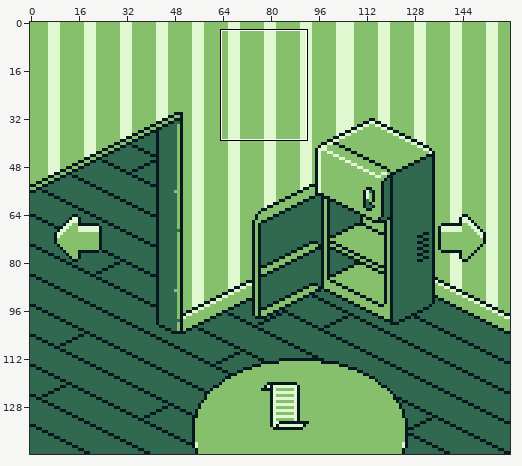
File history of a sprite sheet, assets/backgrounds/KitchenRefrigeratorDoorOpen.png. Above: a wide view before the commit, with the close-up outlined.
Close-up. Old version:
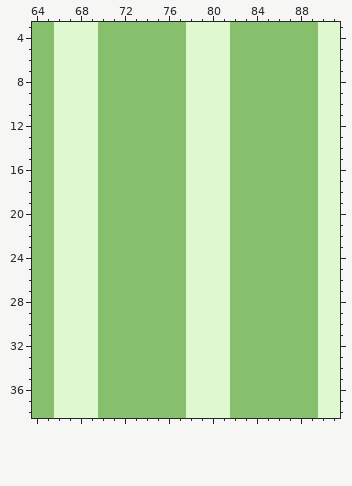
The file is 160x144 pixels. Shown: x 64..91, y 3..38.
Now the later version:
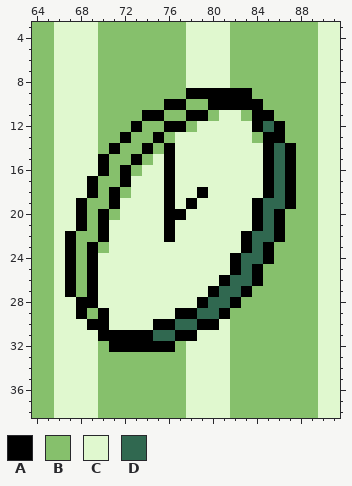
Palette (. is transparent): A #000000  B #86c06c  C #e0f8cf  D #306850
Author's note on the commit: Adding a clock to the kitchen scenes.
Change:
@@ x 64..91 @@
  8 BBCCCCBBBBBBBBCCCCBBBBBBBBCC
- 9 BBCCCCBBBBBBBBCCCCBBBBBBBBCC
-10 BBCCCCBBBBBBBBCCCCBBBBBBBBCC
-11 BBCCCCBBBBBBBBCCCCBBBBBBBBCC
-12 BBCCCCBBBBBBBBCCCCBBBBBBBBCC
-13 BBCCCCBBBBBBBBCCCCBBBBBBBBCC
-14 BBCCCCBBBBBBBBCCCCBBBBBBBBCC
-15 BBCCCCBBBBBBBBCCCCBBBBBBBBCC
-16 BBCCCCBBBBBBBBCCCCBBBBBBBBCC
-17 BBCCCCBBBBBBBBCCCCBBBBBBBBCC
-18 BBCCCCBBBBBBBBCCCCBBBBBBBBCC
-19 BBCCCCBBBBBBBBCCCCBBBBBBBBCC
-20 BBCCCCBBBBBBBBCCCCBBBBBBBBCC
-21 BBCCCCBBBBBBBBCCCCBBBBBBBBCC
-22 BBCCCCBBBBBBBBCCCCBBBBBBBBCC
-23 BBCCCCBBBBBBBBCCCCBBBBBBBBCC
-24 BBCCCCBBBBBBBBCCCCBBBBBBBBCC
-25 BBCCCCBBBBBBBBCCCCBBBBBBBBCC
-26 BBCCCCBBBBBBBBCCCCBBBBBBBBCC
-27 BBCCCCBBBBBBBBCCCCBBBBBBBBCC
-28 BBCCCCBBBBBBBBCCCCBBBBBBBBCC
-29 BBCCCCBBBBBBBBCCCCBBBBBBBBCC
-30 BBCCCCBBBBBBBBCCCCBBBBBBBBCC
-31 BBCCCCBBBBBBBBCCCCBBBBBBBBCC
-32 BBCCCCBBBBBBBBCCCCBBBBBBBBCC
+ 9 BBCCCCBBBBBBBBAAAAAABBBBBBCC
+10 BBCCCCBBBBBBAABBAAAAABBBBBCC
+11 BBCCCCBBBBAABBAABCCBAABBBBCC
+12 BBCCCCBBBABBAABCCCCCADABBBCC
+13 BBCCCCBBABBABCCCCCCCBAABBBCC
+14 BBCCCCBABBABACCCCCCCCADABBCC
+15 BBCCCCABBABCACCCCCCCCADABBCC
+16 BBCCCCABABCCACCCCCCCCADABBCC
+17 BBCCCABBACCCACCCCCCCCADABBCC
+18 BBCCCABABCCCACCACCCCCADABBCC
+19 BBCCABBACCCCACACCCCCADDABBCC
+20 BBCCABABCCCCAACCCCCCADABBBCC
+21 BBCCABACCCCCACCCCCCCADABBBCC
+22 BBCABBACCCCCACCCCCCADDABBBCC
+23 BBCABABCCCCCCCCCCCCADABBBBCC
+24 BBCABACCCCCCCCCCCCADDABBBBCC
+25 BBCABACCCCCCCCCCCCADABBBBBCC
+26 BBCABACCCCCCCCCCCADDABBBBBCC
+27 BBCABACCCCCCCCCCADDABBBBBBCC
+28 BBCCAACCCCCCCCCADDABBBBBBBCC
+29 BBCCABACCCCCCAADDABBBBBBBBCC
+30 BBCCCAACCCCAADDAACBBBBBBBBCC
+31 BBCCCCAAAAADDAACCCBBBBBBBBCC
+32 BBCCCCBAAAAAABCCCCBBBBBBBBCC
 33 BBCCCCBBBBBBBBCCCCBBBBBBBBCC
Changed places in both close-ups, as pixel boxes (x1, y1, x2, y2):
changed: (65, 88, 296, 352)
